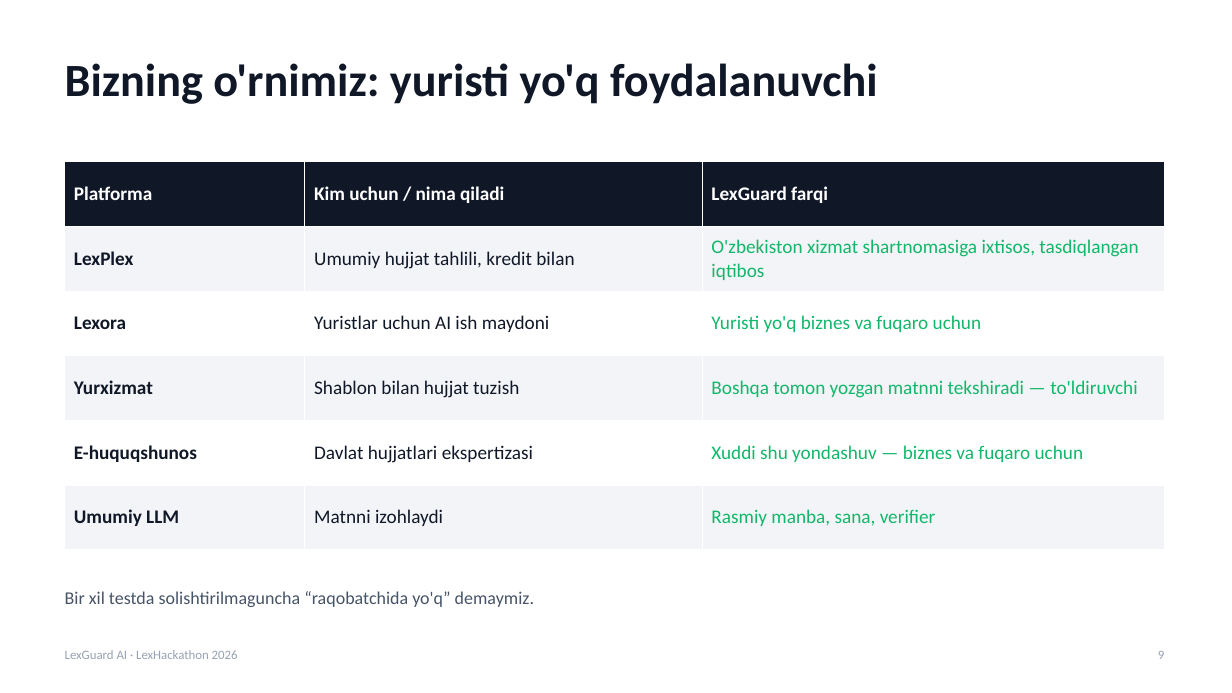
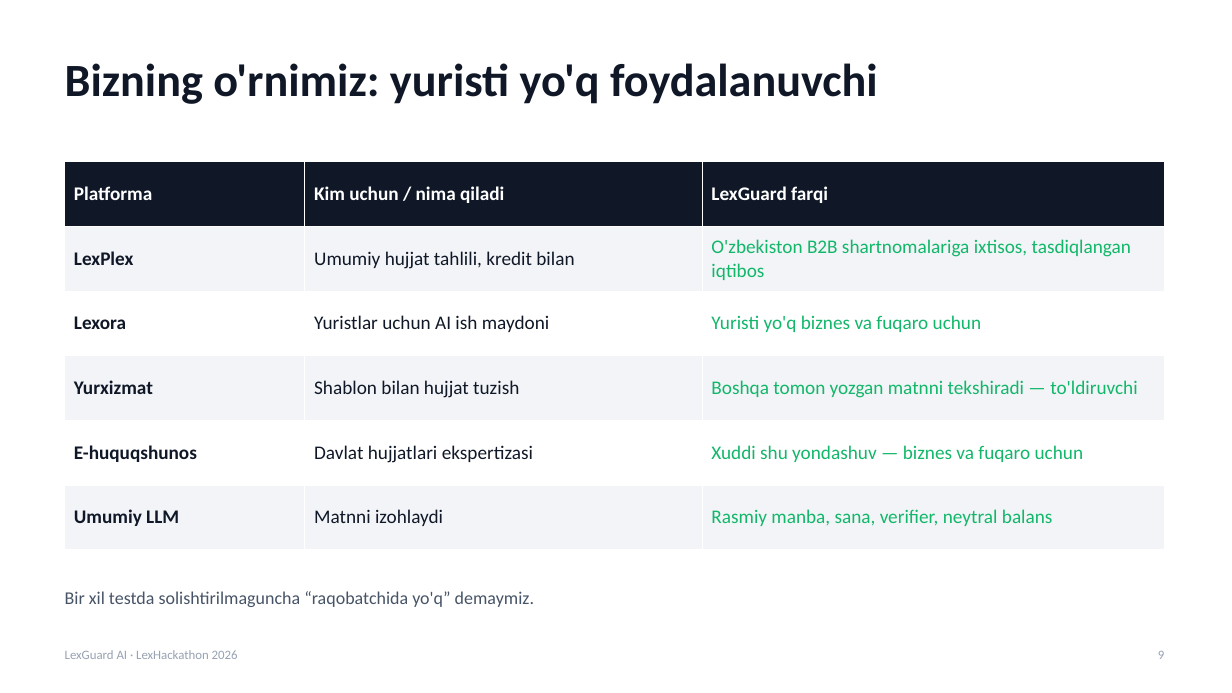
Before and after one commit to Vafoyev/LexHackaton_DNK_CODE, a slide deck: slide 9 of presentation/LexGuard-AI-Taqdimot.pptx. Drawn at 1232x693 pixels with LibreOffice and Linux fonts; fonts in the diff are those of the drawing. Boxes give left, top, right and bottom in pixels: in the first picture for what was removed or moved away, otherwise in the second. Text is boxed around its words. In the diff, an @@ line names an element or a change of style, - is before the commit and + after.

```diff
--- a/presentation/LexGuard-AI-Taqdimot.pptx
+++ b/presentation/LexGuard-AI-Taqdimot.pptx
@@ table at (65, 162, 1165, 550) @@
-row 2, column 3: O'zbekiston xizmat shartnomasiga ixtisos, tasdiqlangan iqtibos
+row 2, column 3: O'zbekiston B2B shartnomalariga ixtisos, tasdiqlangan iqtibos
-row 6, column 3: Rasmiy manba, sana, verifier
+row 6, column 3: Rasmiy manba, sana, verifier, neytral balans
```
Also in this commit, not shown: 11 other slides changed, 5 other files.
